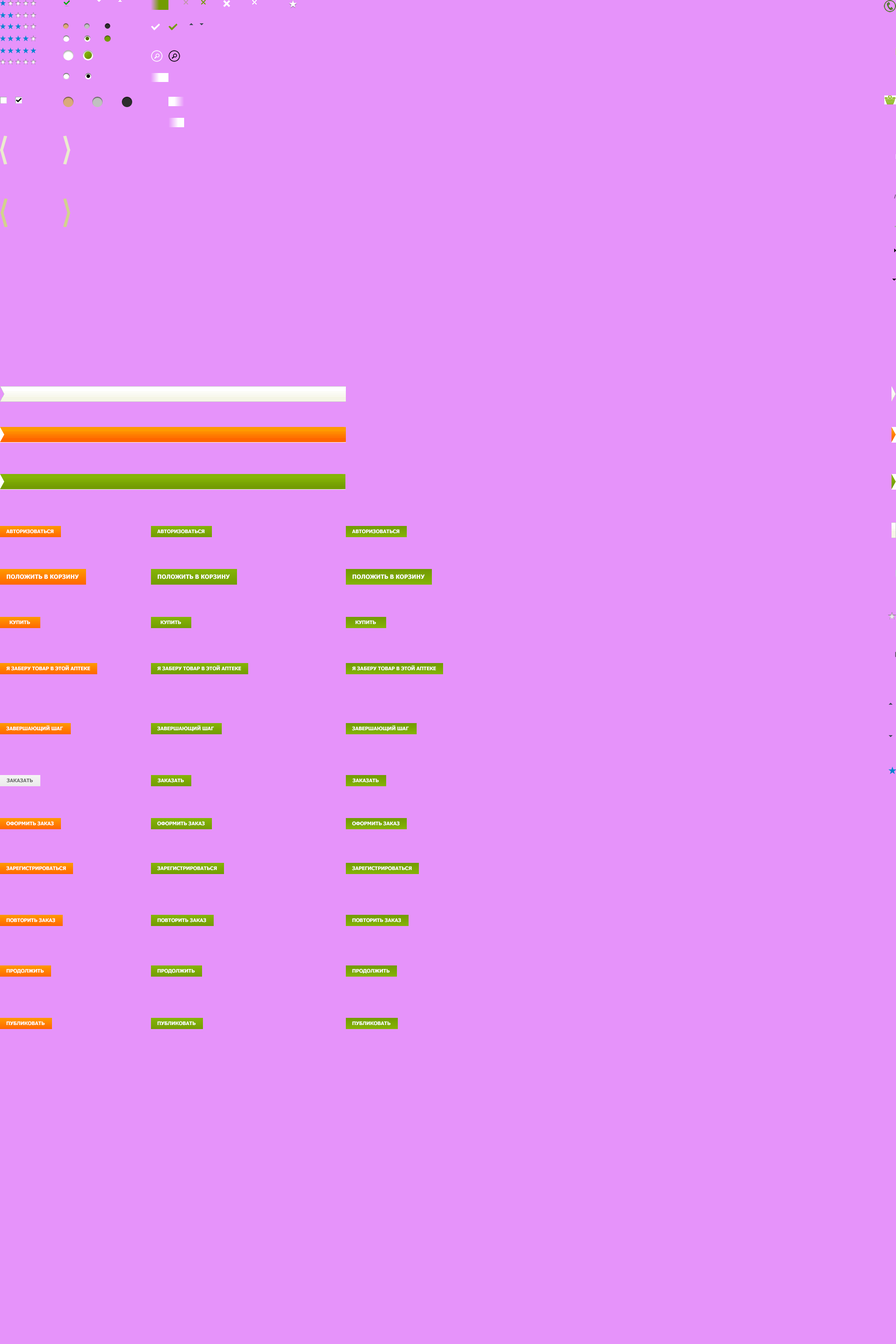
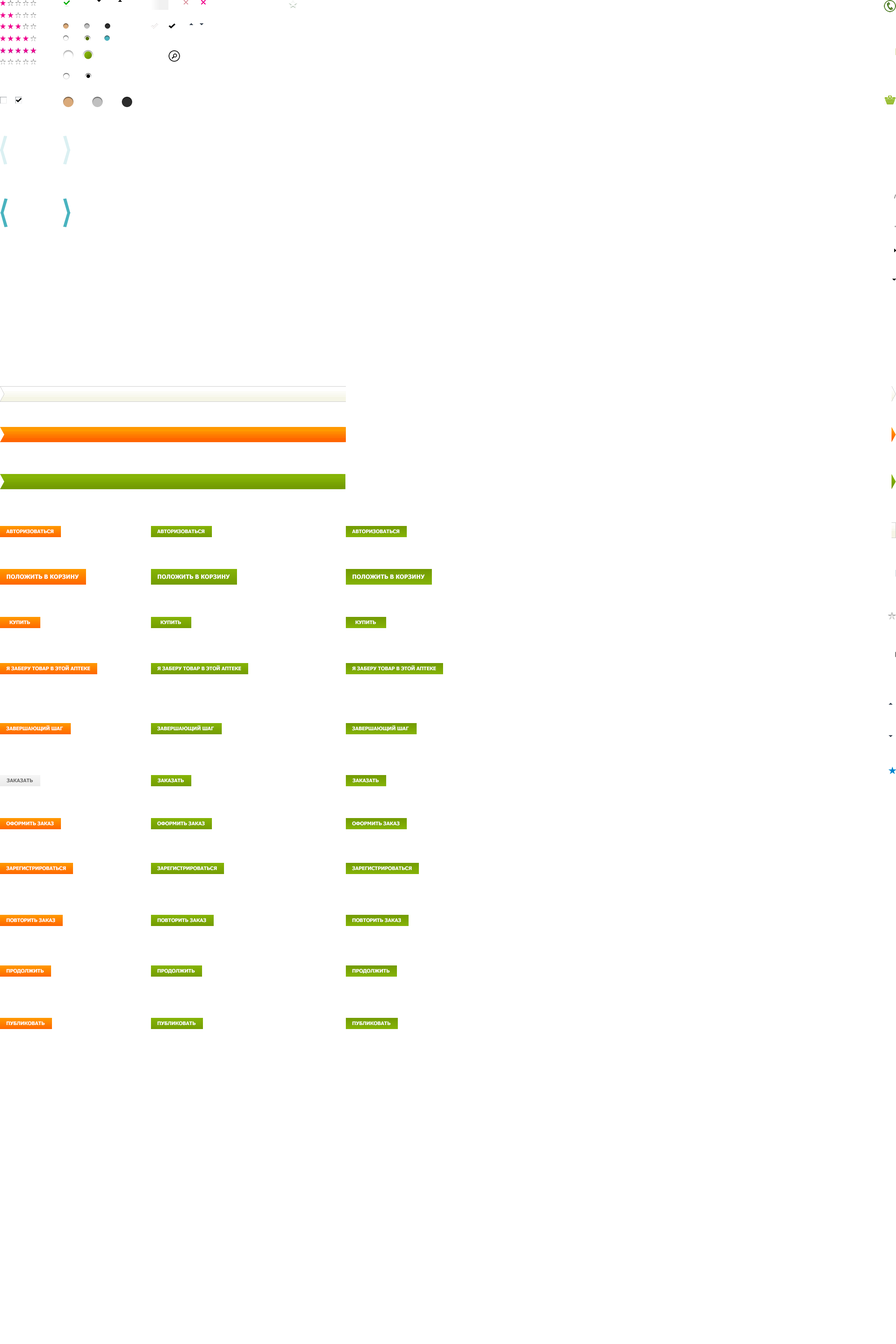
Layer changes from the first 896×1344 image to the second:
added layer "Graphic Symbol copy 6" above "Graphic Symbol copy 5" over [0, 23, 37, 54]
added layer "Graphic Symbol copy 5" above "Graphic Symbol copy 7" over [0, 47, 37, 54]
added layer "Graphic Symbol copy 7" above "Graphic Symbol" over [0, 0, 14, 18]
added layer "Graphic Symbol" (1st of 19) above "Graphic Symbol copy 4" over [0, 35, 37, 42]
added layer "Graphic Symbol copy 4" above "Graphic Symbol" over [0, 198, 8, 228]
added layer "Graphic Symbol" (2nd of 19) above "Path" over [63, 198, 71, 228]
added layer "Graphic Symbol copy 3" (20%) above "Graphic Symbol" over [63, 135, 71, 165]
added layer "Graphic Symbol" (3rd of 19) (20%) above "Graphic Symbol copy 2" over [0, 135, 8, 165]
added layer "Rectangle" (1st of 9) above "Graphic Symbol copy" over [150, 0, 169, 10]
hid "Слой 8 копия 3" over [15, 23, 22, 30]
hid "Слой 8 копия 2" over [7, 23, 14, 30]
hid "Graphic Symbol" (6th of 19) over [0, 35, 37, 42]
hid "Rectangle" (3rd of 9) over [150, 0, 169, 10]
hid "Path" (9th of 18) over [63, 35, 70, 42]
hid "Graphic Symbol" (13th of 19) over [168, 23, 178, 31]
hid "Bitmap" (6th of 11) over [150, 23, 160, 31]
hid "Path" (14th of 18) over [104, 35, 111, 42]
hid "Graphic Symbol копия 3" over [63, 198, 71, 228]
hid "Graphic Symbol" (15th of 19) over [63, 135, 71, 165]
hid "Graphic Symbol копия 2" over [0, 198, 8, 228]
hid "Graphic Symbol" (16th of 19) over [0, 135, 8, 165]
added layer "Bitmap" (10th of 11) above "Bitmap" over [150, 23, 159, 29]
added layer "Bitmap" (11th of 11) above "Фон" over [168, 23, 176, 29]
hid "Фон" over [0, 0, 896, 1344]
…and 8 more changes (4 added, 4 visibility)
